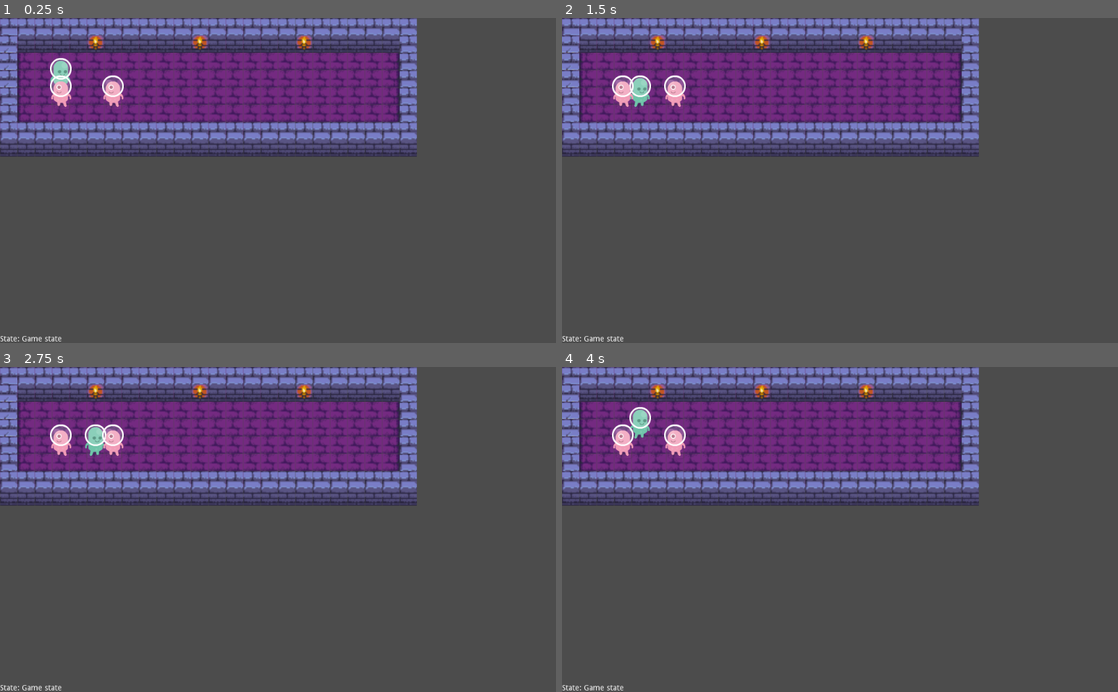
Above: before the commit, frames 1-4 (two rows, left to right).
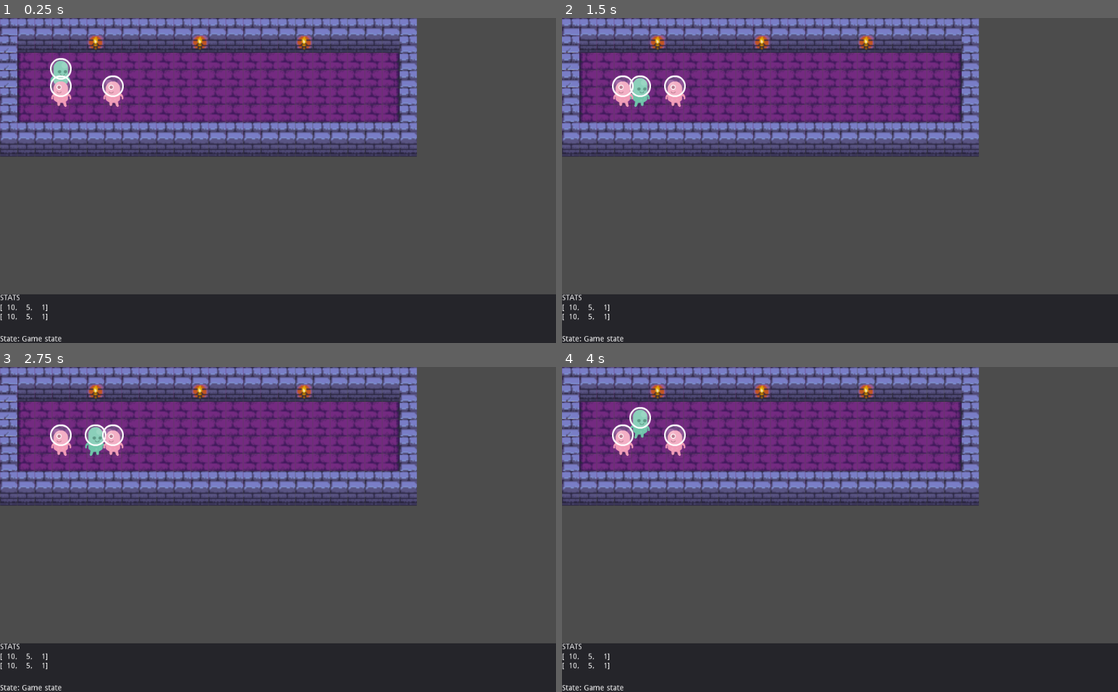
Above: after the commit, the same moments.

Repository: Shoes01/souls-1
Game: Godot game, scene res://Main.tscn
Two runs of this game, one before a commit and one after it. Both use one fixed random seed, a clock stepped at 60 frames per second and the inputs below.
Inputs:
- Up to frame 1 (0.25 s): no input
- Up to frame 2 (1.5 s): tap Enter (ui_accept) at 0.5, 0.77, 1.25 s; hold Right (ui_right) 0.53-1.28 s; hold G (custom_item_pickup) 0.53-1.28 s; hold Down (ui_down) from 1.28 s (still down); tap G (custom_item_pickup) at 1.35 s
- Up to frame 3 (2.75 s): tap Enter (ui_accept) at 1.52, 2 s; release Down (ui_down) at 2.03 s; hold Right (ui_right) from 2.03 s (still down); hold G (custom_item_pickup) from 2.03 s (still down)
- Up to frame 4 (4 s): tap Enter (ui_accept) at 2.75, 3.02, 3.5, 3.77 s; release Right (ui_right) at 2.78 s; release G (custom_item_pickup) at 2.78 s; hold Up (ui_up) 2.78-3.53 s; tap G (custom_item_pickup) at 2.85 s; hold Left (ui_left) from 3.53 s (still down); hold G (custom_item_pickup) from 3.53 s (still down)

The runs differ from the first frame. In frame 1, 15% of the frame differs, in the area x 0-100%, y 85-100%; in frame 2, 15%; in frame 3, 15%; in frame 4, 15%.

Commit message:
Implemented basic HUD
Just displays stats for now.

Diff:
--- a/Main.gd
+++ b/Main.gd
@@ -10,6 +10,7 @@
 	$Gameboard.connect("entity_moved", 		$Gameboard/MovementSystem, 		"_on_entity_moved")
 	$Gameboard.connect("item_picked_up", 	$Gameboard/ItemPickupSystem, 	"_on_item_picked_up")
 	$Gameboard.connect("opened_menu", 		$UI, 							"_on_opened_menu")
+	$Gameboard.connect("HUD_updated",		$UI/HUD,						"_on_HUD_updated")
 
 	# Connect system signals.
 	$Gameboard/CombatSystem.connect(	"stat_reduced", 	$Gameboard/DamageSystem, 	"_on_stat_reduced")
--- a/Main.tscn
+++ b/Main.tscn
@@ -14,6 +14,8 @@
 [ext_resource path="res://ui/InventoryMenu.tscn" type="PackedScene" id=12]
 [ext_resource path="res://ui/ConsumeSubMenu.tscn" type="PackedScene" id=13]
 [ext_resource path="res://ui/ConsumeMenu.tscn" type="PackedScene" id=14]
+[ext_resource path="res://ui/HUD.gd" type="Script" id=15]
+[ext_resource path="res://ui/HUD.tscn" type="PackedScene" id=16]
 
 [node name="Main" type="Node"]
 script = ExtResource( 1 )
@@ -41,6 +43,9 @@
 [node name="UI" type="CanvasLayer" parent="."]
 script = ExtResource( 4 )
 
+[node name="HUD" parent="UI" instance=ExtResource( 16 )]
+script = ExtResource( 15 )
+
 [node name="CharacterMenu" parent="UI" instance=ExtResource( 5 )]
 visible = false
 
--- a/board/Gameboard.gd
+++ b/board/Gameboard.gd
@@ -5,6 +5,7 @@
 signal opened_menu(menu, entity)
 signal entity_moved(entity, direction, walls)
 signal item_picked_up(entity)
+signal HUD_updated()
 
 export var grid: Resource = preload("res://board/Grid.tres")
 
@@ -28,6 +29,8 @@
 
 func _unhandled_input(event: InputEvent) -> void:
 	if Global.game_state[-1] != Global.State.STATE_GAME: return
+
+	emit_signal("HUD_updated")
 
 	# Handle movement.
 	# This can probably be streamlined, but eh.
--- /dev/null
+++ b/ui/HUD.gd
@@ -0,0 +1,15 @@
+extends Control
+
+
+func _ready() -> void:
+	_on_HUD_updated()
+
+
+func _on_HUD_updated() -> void:
+	var text: String
+
+	for child in get_tree().get_nodes_in_group("pc"):
+		# there is only one.
+		text = child.get_component("SoulComponent").get_soul_string()
+
+	$Panel/HBoxContainer/Body.set_text(text)
--- /dev/null
+++ b/ui/HUD.tscn
@@ -0,0 +1,25 @@
+[gd_scene format=2]
+
+[node name="HUD" type="Control"]
+anchor_right = 1.0
+anchor_bottom = 1.0
+
+[node name="Panel" type="Panel" parent="."]
+anchor_top = 1.0
+anchor_right = 1.0
+anchor_bottom = 1.0
+margin_top = -90.0
+
+[node name="HBoxContainer" type="VBoxContainer" parent="Panel"]
+anchor_right = 1.0
+anchor_bottom = 1.0
+
+[node name="Title" type="Label" parent="Panel/HBoxContainer"]
+margin_right = 1024.0
+margin_bottom = 14.0
+text = "STATS"
+
+[node name="Body" type="Label" parent="Panel/HBoxContainer"]
+margin_top = 18.0
+margin_right = 1024.0
+margin_bottom = 32.0
Not shown: 1 places in Main.tscn that only renumber resources
Not shown, changed: TODO.md
